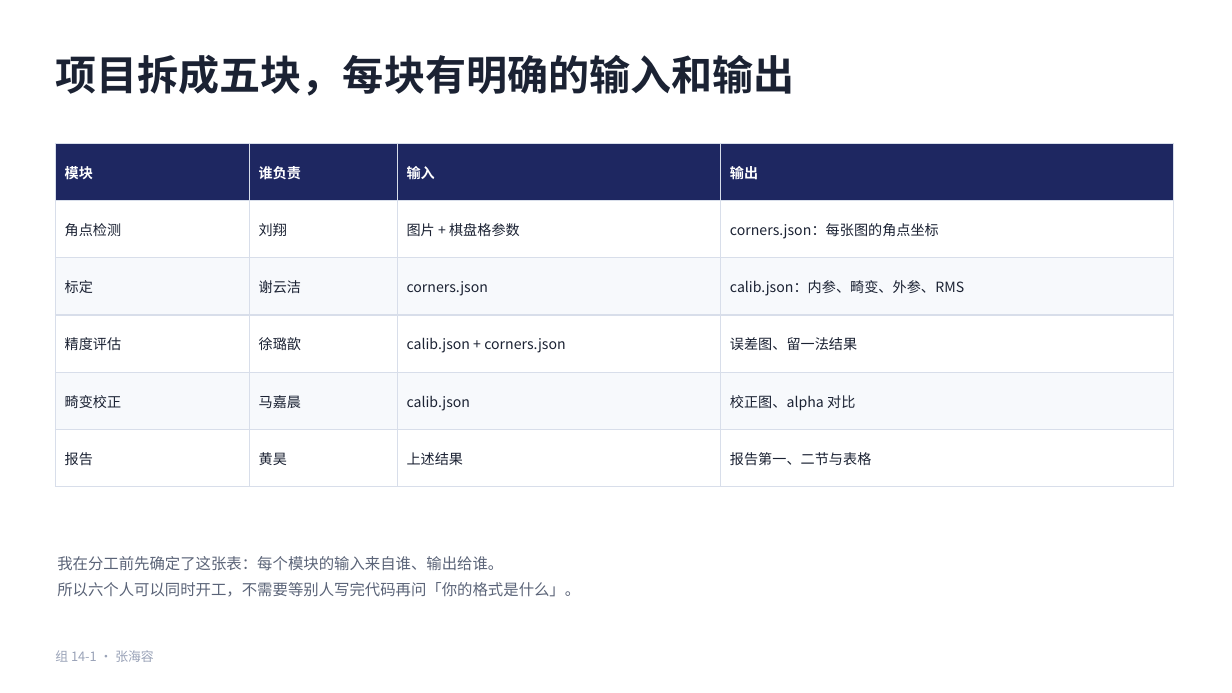
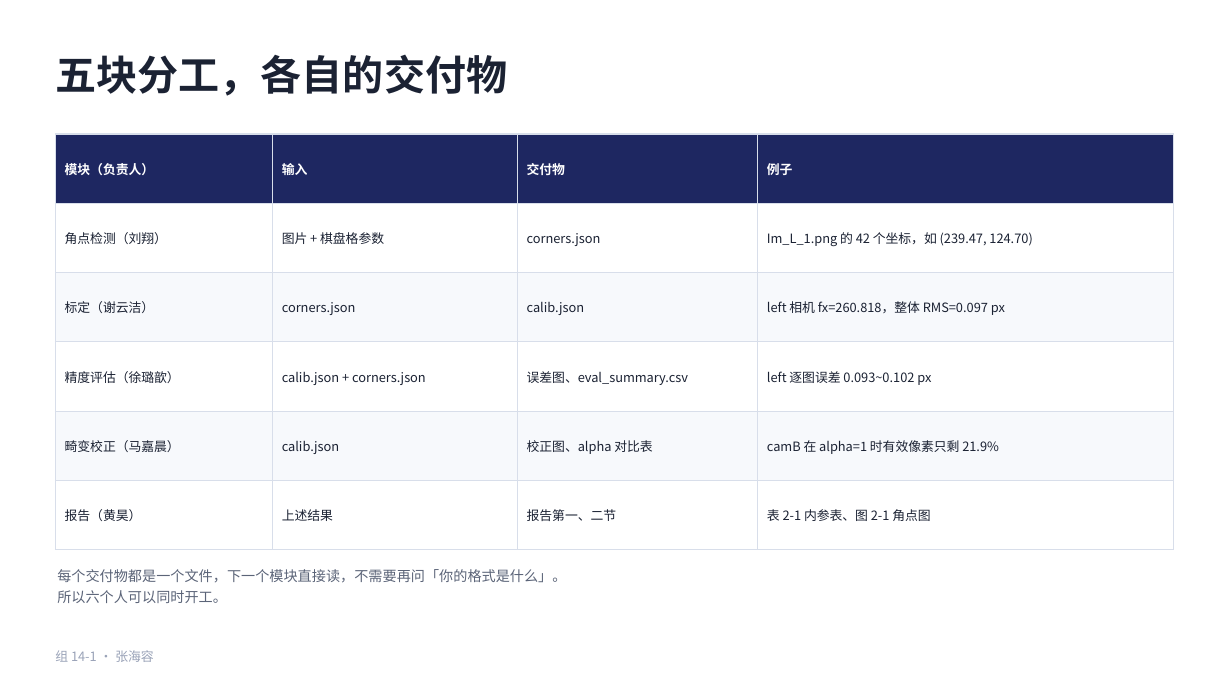
Before and after one commit to HRzhangStat/camera-calibration, a slide deck: slide 3 of 组14-1-组长贡献.pptx. Drawn at 1232x693 pixels with LibreOffice and Linux fonts; fonts in the diff are those of the drawing. Boxes give left, top, right and bottom in pixels: in the first picture for what was removed or moved away, otherwise in the second. Text is boxed around its words. In the diff, an @@ line names an element or a change of style, - is before the commit and + after.

```diff
--- a/组14-1-组长贡献.pptx
+++ b/组14-1-组长贡献.pptx
@@ text at (55,54,507,96): text changed @@
-项目拆成五块，每块有明确的输入和输出
+五块分工，各自的交付物
@@ table at (55,134,1174,525) @@
-row 1: 模块 | 谁负责 | 输入 | 输出
+row 1: 模块（负责人） | 输入 | 交付物 | 例子
-row 2: 角点检测 | 刘翔 | 图片 + 棋盘格参数 | corners.json：每张图的角点坐标
+row 2: 角点检测（刘翔） | 图片 + 棋盘格参数 | corners.json | Im_L_1.png 的 42 个坐标，如 (239.47, 124.70)
-row 3: 标定 | 谢云洁 | corners.json | calib.json：内参、畸变、外参、RMS
+row 3: 标定（谢云洁） | corners.json | calib.json | left 相机 fx=260.818，整体 RMS=0.097 px
-row 4: 精度评估 | 徐璐歆 | calib.json + corners.json | 误差图、留一法结果
+row 4: 精度评估（徐璐歆） | calib.json + corners.json | 误差图、eval_summary.csv | left 逐图误差 0.093~0.102 px
-row 5: 畸变校正 | 马嘉晨 | calib.json | 校正图、alpha 对比
+row 5: 畸变校正（马嘉晨） | calib.json | 校正图、alpha 对比表 | camB 在 alpha=1 时有效像素只剩 21.9%
-row 6: 报告 | 黄昊 | 上述结果 | 报告第一、二节与表格
+row 6: 报告（黄昊） | 上述结果 | 报告第一、二节 | 表 2-1 内参表、图 2-1 角点图
@@ table: place and size @@
-table at (55,143,1174,472)
+table at (55,134,1174,525)
@@ text at (57,569,566,603): text changed; size 12 to 11 pt @@
-我在分工前先确定了这张表：每个模块的输入来自谁、输出给谁。
-所以六个人可以同时开工，不需要等别人写完代码再问「你的格式是什么」。
+每个交付物都是一个文件，下一个模块直接读，不需要再问「你的格式是什么」。
+所以六个人可以同时开工。
```
Also in this commit, not shown: 1 other slide changed.
